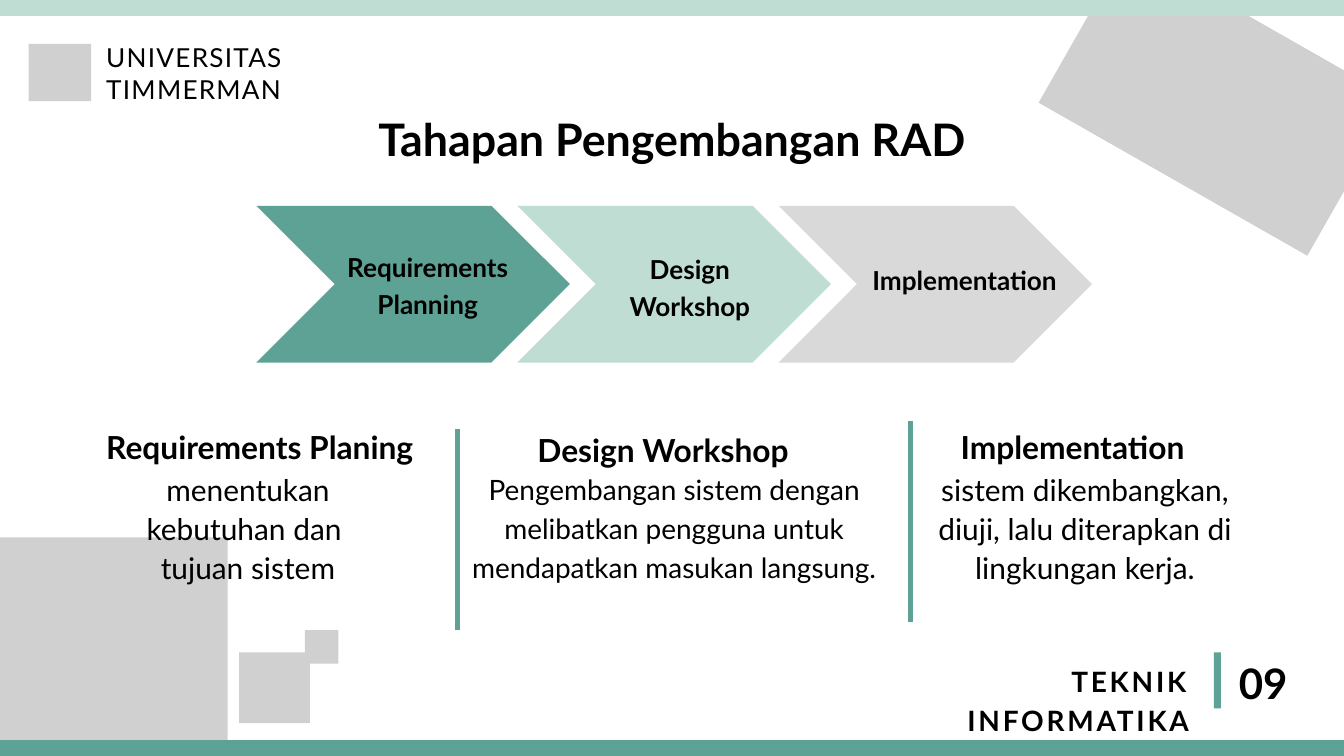
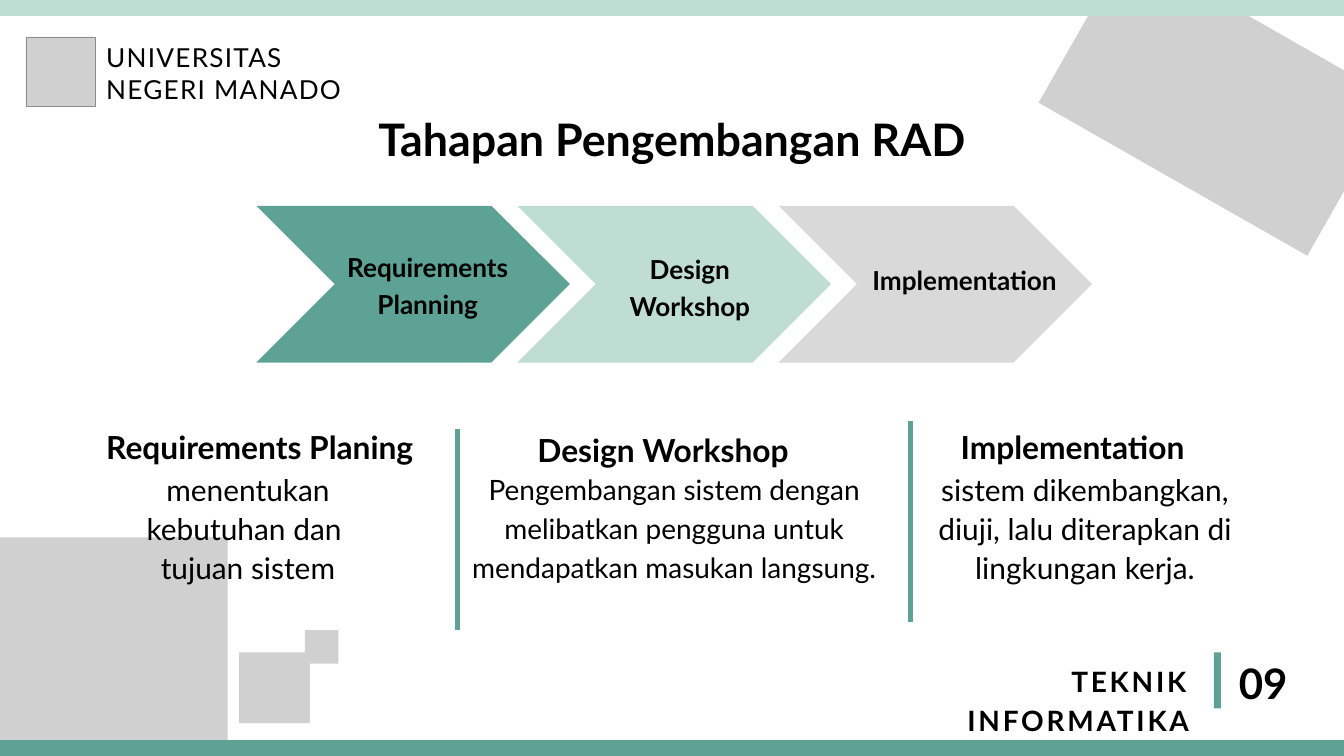
Before and after one commit to paulwenny/MyProposalSkripsi2020, a slide deck: slide 10 of PPT Ujian Proposal - Skripsi/PPT SEMPRO PAULINUS WENEHENUBUN 20210090.pptx. Drawn at 1344x756 pixels with LibreOffice and Linux fonts; fonts in the diff are those of the drawing; grey boxes stand for pictures. Boxes give left, top, right and bottom in pixels: in the first picture for what was removed or moved away, otherwise in the second. Text is boxed around its words. In the diff, an @@ line names an element or a change of style, - is before the commit and + after.

```diff
--- a/PPT Ujian Proposal - Skripsi/PPT SEMPRO PAULINUS WENEHENUBUN 20210090.pptx
+++ b/PPT Ujian Proposal - Skripsi/PPT SEMPRO PAULINUS WENEHENUBUN 20210090.pptx
@@ picture: place and size @@
-picture at box(29, 44, 91, 101)
+picture at box(26, 37, 95, 106)
@@ text at box(106, 80, 341, 100): text changed @@
-TIMMERMAN
+NEGERI MANADO
```
Also in this commit, not shown: 2 other slides changed, 1 slide added.
